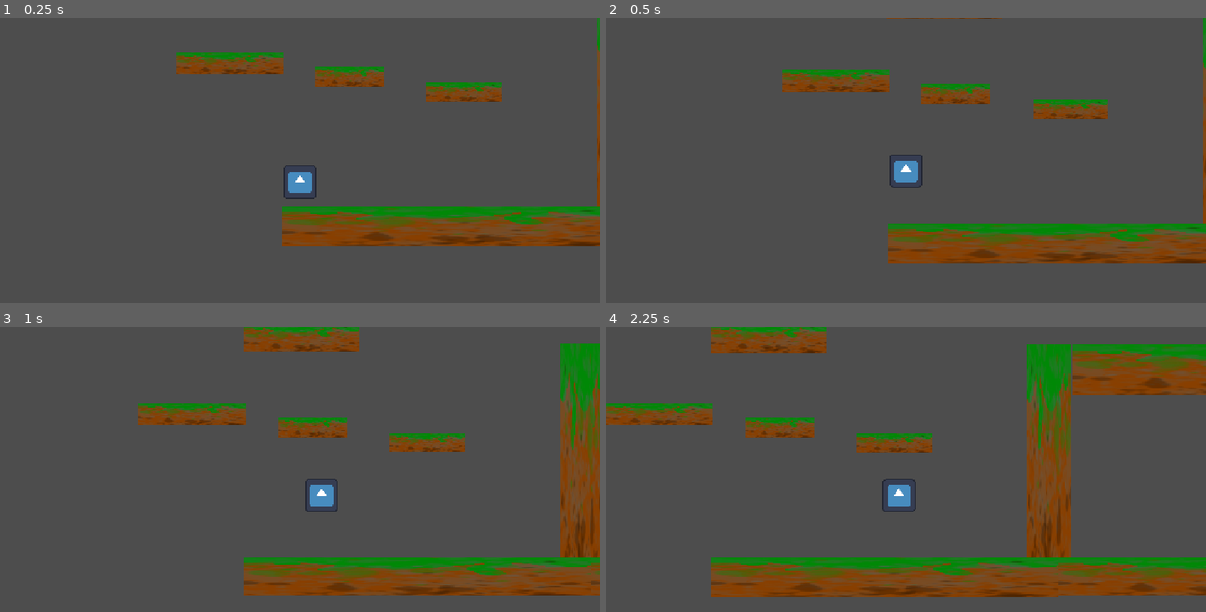
Above: before the commit, frames 1-4 (two rows, left to right).
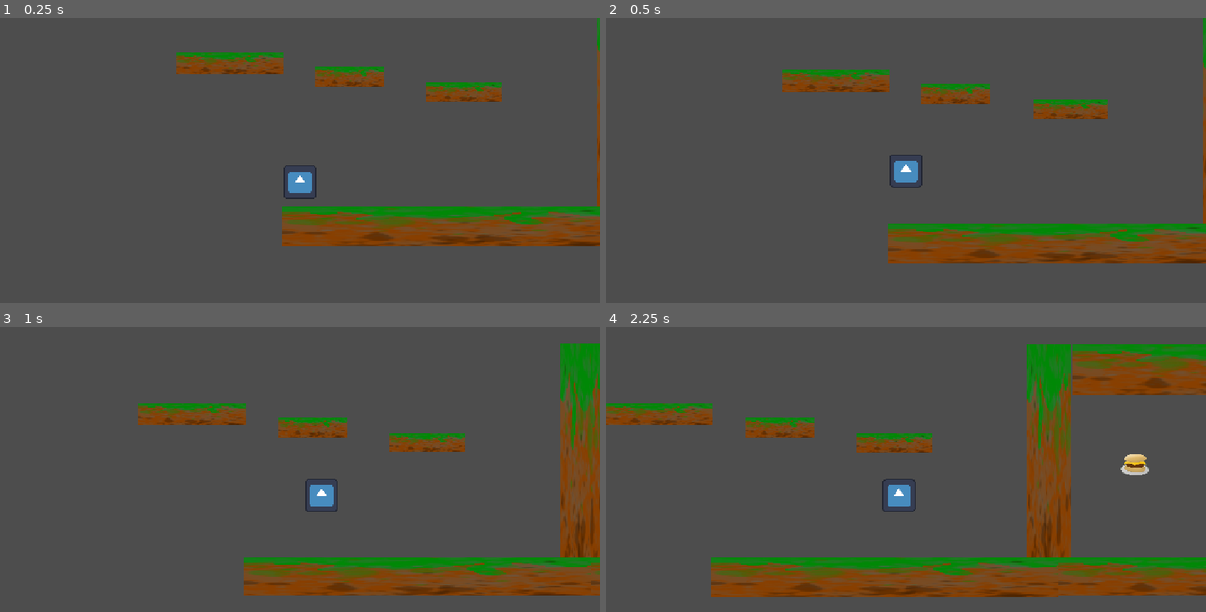
Above: after the commit, the same moments.

Repository: Guyiy1324/Jumpe-r-r-r-r-r-r-r-r
Game: Godot game, scene res://Scenes/map.tscn
The game is run twice, just before and just after one commit, with the same random seed, the same clock (stepped at 60 frames per second) and the same inputs. This scene is started directly instead of the project's main scene. The engine's default icon, where the game draws it, is replaced by a stand-in: a white triangle on a blue panel in a dark square.
Inputs:
- Up to frame 1 (0.25 s): no input
- Up to frame 2 (0.5 s): no input
- Up to frame 3 (1 s): hold Right (ui_right) from 0.53 s (still down); tap Space (Jump) at 0.77 s
- Up to frame 4 (2.25 s): tap Space (Jump) at 1.52 s; release Right (ui_right) at 2.03 s; hold Left (ui_left) from 2.03 s (still down)

Frame 1 is identical in both runs. In frame 2, less than 0.1% of the frame differs, in the area x 46-66%, y 0-1%; in frame 3, 1.7%; in frame 4, 2.0%, in the area x 17-91%, y 0-52%.

Commit message:
osuh

Diff:
--- /dev/null
+++ b/jump-e-r/Scenes/hamburgoer.tscn
@@ -0,0 +1,22 @@
+[gd_scene load_steps=3 format=3 uid="uid://d0wbcc2phpt2d"]
+
+[ext_resource type="Texture2D" uid="uid://db51wtyqa40i5" path="res://Assets/download.png" id="1_n5fnt"]
+
+[sub_resource type="CircleShape2D" id="CircleShape2D_n5fnt"]
+radius = 53.009434
+
+[node name="Hamburgoer" type="Node2D"]
+
+[node name="Area2D" type="Area2D" parent="."]
+
+[node name="CollisionShape2D" type="CollisionShape2D" parent="Area2D"]
+shape = SubResource("CircleShape2D_n5fnt")
+
+[node name="TextureRect" type="TextureRect" parent="Area2D/CollisionShape2D"]
+offset_left = -54.000004
+offset_top = -44.0
+offset_right = 328.0
+offset_bottom = 260.0
+scale = Vector2(0.27959895, 0.27959895)
+texture = ExtResource("1_n5fnt")
+expand_mode = 1
--- a/jump-e-r/Scenes/map.tscn
+++ b/jump-e-r/Scenes/map.tscn
@@ -1,11 +1,12 @@
-[gd_scene load_steps=9 format=3 uid="uid://bpgrtefjqp3k7"]
+[gd_scene load_steps=10 format=3 uid="uid://bpgrtefjqp3k7"]
 
 [ext_resource type="Texture2D" uid="uid://bok0r4vdxd48i" path="res://Assets/Dirt.png" id="1_c7s6e"]
 [ext_resource type="PackedScene" path="res://Scenes/instantiantor.tscn" id="2_q0mm3"]
+[ext_resource type="AudioStream" uid="uid://de1qtw4ufhiw3" path="res://Assets/Project Rusher - SURR3AL (Noteblock Cover).mp3" id="3_w7jjh"]
 [ext_resource type="PackedScene" uid="uid://b4mqx81580ntb" path="res://Scenes/player.tscn" id="4_myvm1"]
-[ext_resource type="AudioStream" uid="uid://demyqgvyrsyiq" path="res://Assets/Korrupt.mp3" id="4_p5pve"]
 [ext_resource type="PackedScene" uid="uid://ds3xeopn13qoa" path="res://Scenes/win_condition.tscn" id="5_np2xp"]
 [ext_resource type="Script" uid="uid://bf05jcmf7pt3e" path="res://Scripts/area_2d.gd" id="6_np2xp"]
+[ext_resource type="PackedScene" uid="uid://d0wbcc2phpt2d" path="res://Scenes/hamburgoer.tscn" id="7_6q3n4"]
 
 [sub_resource type="RectangleShape2D" id="RectangleShape2D_wijl4"]
 
@@ -14,145 +15,145 @@
 
 [node name="Map" type="Node2D"]
 
-[node name="Section 1" type="Node" parent="."]
+[node name="Platforms" type="Node" parent="."]
 
-[node name="Wall 1" type="StaticBody2D" parent="Section 1"]
+[node name="Wall 1" type="StaticBody2D" parent="Platforms"]
 position = Vector2(2055, -1707)
 scale = Vector2(-0.55796134, 3.6394293)
 collision_layer = 3
 collision_mask = 3
 
-[node name="CollisionShape2D" type="CollisionShape2D" parent="Section 1/Wall 1"]
+[node name="CollisionShape2D" type="CollisionShape2D" parent="Platforms/Wall 1"]
 scale = Vector2(13, 13)
 shape = SubResource("RectangleShape2D_wijl4")
 
-[node name="Sprite2D" type="Sprite2D" parent="Section 1/Wall 1"]
+[node name="Sprite2D" type="Sprite2D" parent="Platforms/Wall 1"]
 texture = ExtResource("1_c7s6e")
 
-[node name="Wall 2" type="StaticBody2D" parent="Section 1"]
-position = Vector2(2814, -1781)
-scale = Vector2(0.52429444, 7.554328)
+[node name="Wall 2" type="StaticBody2D" parent="Platforms"]
+position = Vector2(2881, -1390.9999)
+scale = Vector2(0.46543, 12.504092)
 collision_layer = 3
 collision_mask = 3
 
-[node name="CollisionShape2D" type="CollisionShape2D" parent="Section 1/Wall 2"]
+[node name="CollisionShape2D" type="CollisionShape2D" parent="Platforms/Wall 2"]
 scale = Vector2(13, 13)
 shape = SubResource("RectangleShape2D_wijl4")
 
-[node name="Sprite2D" type="Sprite2D" parent="Section 1/Wall 2"]
+[node name="Sprite2D" type="Sprite2D" parent="Platforms/Wall 2"]
 texture = ExtResource("1_c7s6e")
 
-[node name="Plat form" type="StaticBody2D" parent="Section 1"]
+[node name="Plat form" type="StaticBody2D" parent="Platforms"]
 position = Vector2(1226.0001, -297)
 rotation = -3.1415927
 scale = Vector2(0.673111, -3.4773495)
 collision_layer = 3
 collision_mask = 3
 
-[node name="CollisionShape2D" type="CollisionShape2D" parent="Section 1/Plat form"]
+[node name="CollisionShape2D" type="CollisionShape2D" parent="Platforms/Plat form"]
 scale = Vector2(13, 13)
 shape = SubResource("RectangleShape2D_wijl4")
 
-[node name="Sprite2D" type="Sprite2D" parent="Section 1/Plat form"]
+[node name="Sprite2D" type="Sprite2D" parent="Platforms/Plat form"]
 position = Vector2(0, 0.5094452)
 scale = Vector2(1, 1.00398)
 texture = ExtResource("1_c7s6e")
 
-[node name="Platform little 2" type="StaticBody2D" parent="Section 1"]
+[node name="Platform little 2" type="StaticBody2D" parent="Platforms"]
 position = Vector2(192, -419)
 scale = Vector2(1.0326793, 0.29627547)
 collision_layer = 3
 collision_mask = 3
 
-[node name="CollisionShape2D" type="CollisionShape2D" parent="Section 1/Platform little 2"]
+[node name="CollisionShape2D" type="CollisionShape2D" parent="Platforms/Platform little 2"]
 scale = Vector2(13, 13)
 shape = SubResource("RectangleShape2D_wijl4")
 
-[node name="Sprite2D" type="Sprite2D" parent="Section 1/Platform little 2"]
+[node name="Sprite2D" type="Sprite2D" parent="Platforms/Platform little 2"]
 texture = ExtResource("1_c7s6e")
 
-[node name="Platform little" type="StaticBody2D" parent="Section 1"]
+[node name="Platform little" type="StaticBody2D" parent="Platforms"]
 position = Vector2(631, -359)
 scale = Vector2(1.1257999, 0.28024262)
 collision_layer = 3
 collision_mask = 3
 
-[node name="CollisionShape2D" type="CollisionShape2D" parent="Section 1/Platform little"]
+[node name="CollisionShape2D" type="CollisionShape2D" parent="Platforms/Platform little"]
 scale = Vector2(13, 13)
 shape = SubResource("RectangleShape2D_wijl4")
 
-[node name="Sprite2D" type="Sprite2D" parent="Section 1/Platform little"]
+[node name="Sprite2D" type="Sprite2D" parent="Platforms/Platform little"]
 texture = ExtResource("1_c7s6e")
 
-[node name="Tiny one" type="StaticBody2D" parent="Section 1"]
+[node name="Tiny one" type="StaticBody2D" parent="Platforms"]
 position = Vector2(-271, -470)
 scale = Vector2(1.6201365, 0.3303762)
 
-[node name="CollisionShape2D" type="CollisionShape2D" parent="Section 1/Tiny one"]
+[node name="CollisionShape2D" type="CollisionShape2D" parent="Platforms/Tiny one"]
 scale = Vector2(13, 13)
 shape = SubResource("RectangleShape2D_wijl4")
 
-[node name="Sprite2D" type="Sprite2D" parent="Section 1/Tiny one"]
+[node name="Sprite2D" type="Sprite2D" parent="Platforms/Tiny one"]
 texture = ExtResource("1_c7s6e")
 
-[node name="Floor" type="StaticBody2D" parent="Section 1"]
+[node name="Floor" type="StaticBody2D" parent="Platforms"]
 position = Vector2(1895, -643)
 scale = Vector2(4.5387645, 0.7640735)
 collision_layer = 3
 collision_mask = 3
 
-[node name="CollisionShape2D" type="CollisionShape2D" parent="Section 1/Floor"]
+[node name="CollisionShape2D" type="CollisionShape2D" parent="Platforms/Floor"]
 scale = Vector2(13, 13)
 shape = SubResource("RectangleShape2D_wijl4")
 
-[node name="Sprite2D" type="Sprite2D" parent="Section 1/Floor"]
+[node name="Sprite2D" type="Sprite2D" parent="Platforms/Floor"]
 texture = ExtResource("1_c7s6e")
 
-[node name="Floor" type="StaticBody2D" parent="Section 1/Floor"]
+[node name="Floor" type="StaticBody2D" parent="Platforms/Floor"]
 position = Vector2(-90.77368, -2592.6829)
 scale = Vector2(0.4882852, 0.7070849)
 collision_layer = 3
 collision_mask = 3
 
-[node name="CollisionShape2D" type="CollisionShape2D" parent="Section 1/Floor/Floor"]
+[node name="CollisionShape2D" type="CollisionShape2D" parent="Platforms/Floor/Floor"]
 scale = Vector2(13, 13)
 shape = SubResource("RectangleShape2D_wijl4")
 
-[node name="Sprite2D" type="Sprite2D" parent="Section 1/Floor/Floor"]
+[node name="Sprite2D" type="Sprite2D" parent="Platforms/Floor/Floor"]
 texture = ExtResource("1_c7s6e")
 
-[node name="Floor" type="StaticBody2D" parent="Section 1/Floor/Floor"]
+[node name="Floor" type="StaticBody2D" parent="Platforms/Floor/Floor"]
 position = Vector2(162.43954, 5145.6255)
 scale = Vector2(2.0543447, 1.0796686)
 collision_layer = 3
 collision_mask = 3
 
-[node name="CollisionShape2D" type="CollisionShape2D" parent="Section 1/Floor/Floor/Floor"]
+[node name="CollisionShape2D" type="CollisionShape2D" parent="Platforms/Floor/Floor/Floor"]
 scale = Vector2(13, 13)
 shape = SubResource("RectangleShape2D_wijl4")
 
-[node name="Sprite2D" type="Sprite2D" parent="Section 1/Floor/Floor/Floor"]
+[node name="Sprite2D" type="Sprite2D" parent="Platforms/Floor/Floor/Floor"]
 texture = ExtResource("1_c7s6e")
 
-[node name="Platform" type="StaticBody2D" parent="Section 1"]
+[node name="Platform" type="StaticBody2D" parent="Platforms"]
 position = Vector2(593.99994, 156.00002)
 scale = Vector2(5.206975, 0.5868702)
 collision_layer = 3
 collision_mask = 3
 
-[node name="CollisionShape2D" type="CollisionShape2D" parent="Section 1/Platform"]
+[node name="CollisionShape2D" type="CollisionShape2D" parent="Platforms/Platform"]
 scale = Vector2(13, 13)
 shape = SubResource("RectangleShape2D_wijl4")
 
-[node name="Sprite2D" type="Sprite2D" parent="Section 1/Platform"]
+[node name="Sprite2D" type="Sprite2D" parent="Platforms/Platform"]
 texture = ExtResource("1_c7s6e")
 
-[node name="Node2D" parent="Section 1" instance=ExtResource("2_q0mm3")]
-position = Vector2(-45.00003, -853.00006)
+[node name="Node2D" parent="Platforms" instance=ExtResource("2_q0mm3")]
+position = Vector2(-18.000006, -997.00006)
 scale = Vector2(0.331263, 0.61997706)
 
 [node name="AudioStreamPlayer" type="AudioStreamPlayer" parent="."]
-stream = ExtResource("4_p5pve")
+stream = ExtResource("3_w7jjh")
 autoplay = true
 bus = &"Music"
 parameters/looping = true
@@ -162,7 +163,7 @@
 [node name="Marker2D" type="Marker2D" parent="."]
 
 [node name="WinCondition" parent="." instance=ExtResource("5_np2xp")]
-position = Vector2(2061, -1176)
+position = Vector2(1475, -2933)
 
 [node name="ZoneOfDeathAndDespair" type="Area2D" parent="."]
 script = ExtResource("6_np2xp")
@@ -170,4 +171,7 @@
 [node name="CollisionShape2D" type="CollisionShape2D" parent="ZoneOfDeathAndDespair" groups=["player"]]
 shape = SubResource("WorldBoundaryShape2D_w7jjh")
 
+[node name="Hamburgoer" parent="." instance=ExtResource("7_6q3n4")]
+position = Vector2(1557, -275)
+
 [connection signal="body_entered" from="ZoneOfDeathAndDespair" to="ZoneOfDeathAndDespair" method="_on_body_entered"]
--- a/jump-e-r/Scenes/win_condition.tscn
+++ b/jump-e-r/Scenes/win_condition.tscn
@@ -15,10 +15,11 @@
 shape = SubResource("RectangleShape2D_s5mr4")
 
 [node name="TextureRect" type="TextureRect" parent="Area2D"]
-offset_left = -37.0
-offset_top = -37.0
-offset_right = 35.0
-offset_bottom = 35.0
+offset_left = -22.0
+offset_top = -37.000004
+offset_right = 50.0
+offset_bottom = 34.999996
+scale = Vector2(0.6159843, 1.0165596)
 texture = ExtResource("2_4qthh")
-expand_mode = 2
+expand_mode = 1
 metadata/_edit_use_anchors_ = true
--- a/jump-e-r/project.godot
+++ b/jump-e-r/project.godot
@@ -59,6 +59,7 @@
 Jump={
 "deadzone": 0.2,
 "events": [Object(InputEventKey,"resource_local_to_scene":false,"resource_name":"","device":0,"window_id":0,"alt_presse …(189 unchanged characters)…
+, Object(InputEventKey,"resource_local_to_scene":false,"resource_name":"","device":-1,"window_id":0,"alt_pressed":false,"shift_pressed":false,"ctrl_pressed":false,"meta_pressed":false,"pressed":false,"keycode":0,"physical_keycode":4194320,"key_label":0,"unicode":0,"location":0,"echo":false,"script":null)
 ]
 }
 
Not shown, added: jump-e-r/Assets/Project Rusher - SURR3AL (Noteblock Cover).mp3.import
Binary file added: jump-e-r/Assets/download.png
Not shown, added: jump-e-r/Assets/download.png.import
Binary file added: jump-e-r/Assets/image0.jpg
Not shown, added: jump-e-r/Assets/image0.jpg.import
Not shown, added: jump-e-r/Assets/Project Rusher - SURR3AL (Noteblock Cover).mp3
